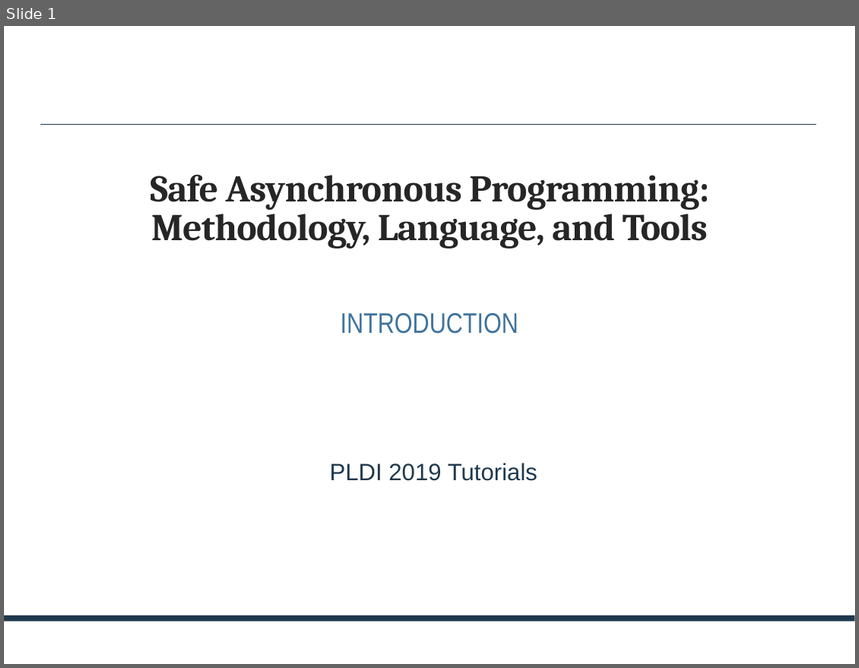
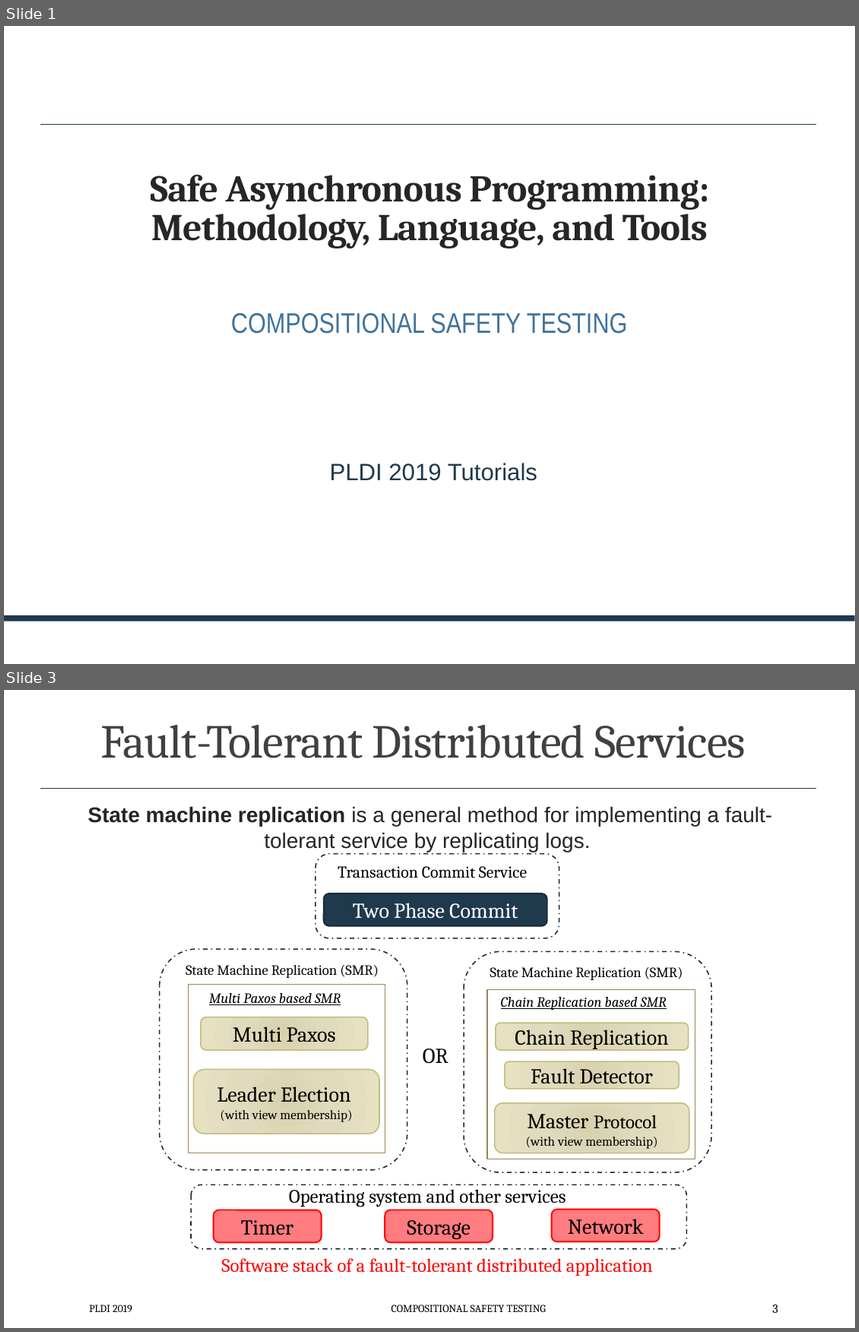
Before and after one commit to p-org/plditutorial, a slide deck: Presentations/CompositionalSafetyTesting.pptx. Shown one above the other, each under a label of ours: slide 1 before the commit, slides 1 and 3 after it; the slides between them are not shown. The pictures are 859x668 and 859x1332 pixels, drawn with LibreOffice and Linux fonts; fonts in the diff are those of the drawing. Boxes give left, top, right and bottom in pixels: in the first picture for what was removed or moved away, otherwise in the second. Text is boxed around its words. In the diff, an @@ line names an element or a change of style, - is before the commit and + after.

```diff
--- a/Presentations/CompositionalSafetyTesting.pptx
+++ b/Presentations/CompositionalSafetyTesting.pptx
@@ slide 3 added at (4, 690, 855, 1328), background #FFFFFF; not listed: 1 template element that a slide beside it also shows @@
@@ title added at (101, 724, 746, 758), 40 pt, text #404040 @@
+Fault-Tolerant Distributed Services
@@ text added at (88, 806, 772, 852), 18 pt, text #252525 @@
+State machine replication is a general method for implementing a fault-tolerant service by replicating logs.
@@ rounded rectangle added at (316, 854, 559, 939), fill #FFFFFF, outline #172A39 1 pt dashed @@
@@ text added at (338, 866, 527, 878), 14 pt, text #000000 @@
+Transaction Commit Service
@@ rounded rectangle added at (324, 894, 547, 926), fill #1F394D, outline #172A39 1.25 pt, 18 pt, text #FFFFFF @@
+Two Phase Commit
@@ text added at (423, 1049, 449, 1064), 18 pt, text #000000 @@
+OR
@@ group added at (160, 950, 408, 1171): 3 rounded rectangles, 2 texts, 1 rectangle @@
+State Machine Replication (SMR)
+Multi Paxos based SMR
+Multi Paxos
+Leader Election
+(with view membership)
@@ group added at (464, 952, 712, 1173): 4 rounded rectangles, 2 texts, 1 rectangle @@
+State Machine Replication (SMR)
+Chain Replication based SMR
+Chain Replication
+Fault Detector
+Master Protocol
+(with view membership)
@@ group added at (191, 1186, 686, 1276): 4 rounded rectangles, 2 texts @@
+Timer
+Operating system and other services
+Storage
+Network
+Software stack of a fault-tolerant distributed application
@@ text added at (4, 1286, 855, 1328), 18 pt, text #FFFFFF @@
+(
@@ text added at (89, 1305, 132, 1312), 9 pt, text #000000 @@
+PLDI 2019
@@ text added at (392, 1305, 546, 1312), 9 pt, text #000000 @@
+COMPOSITIONAL SAFETY TESTING
@@ page number added at (772, 1305, 778, 1313), 10.5 pt, text #000000 @@
+3
@@ slide 1 changed as well @@
@@ subtitle at (231, 313, 628, 334): text changed @@
-INTRODUCTION
+COMPOSITIONAL SAFETY TESTING
```
Also in this commit, not shown: 2 other slides changed, 17 other slides added, 2 other files.
